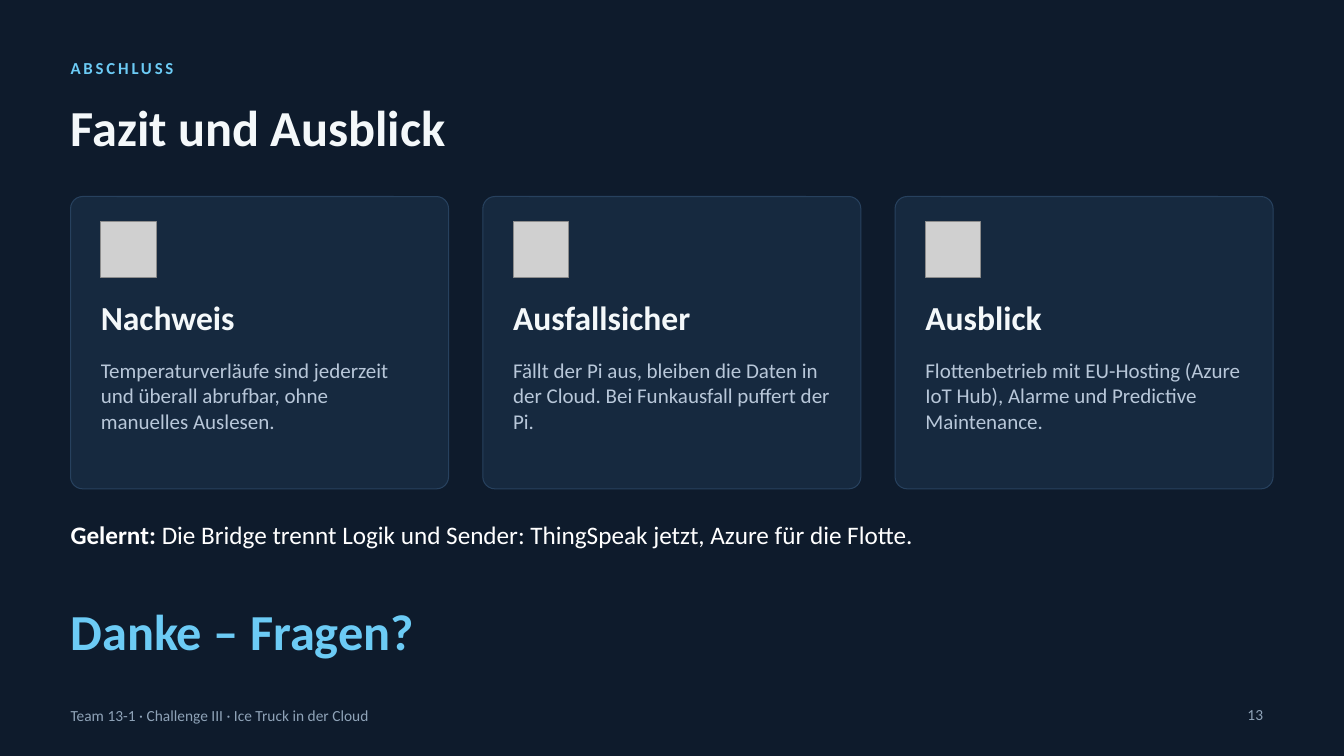
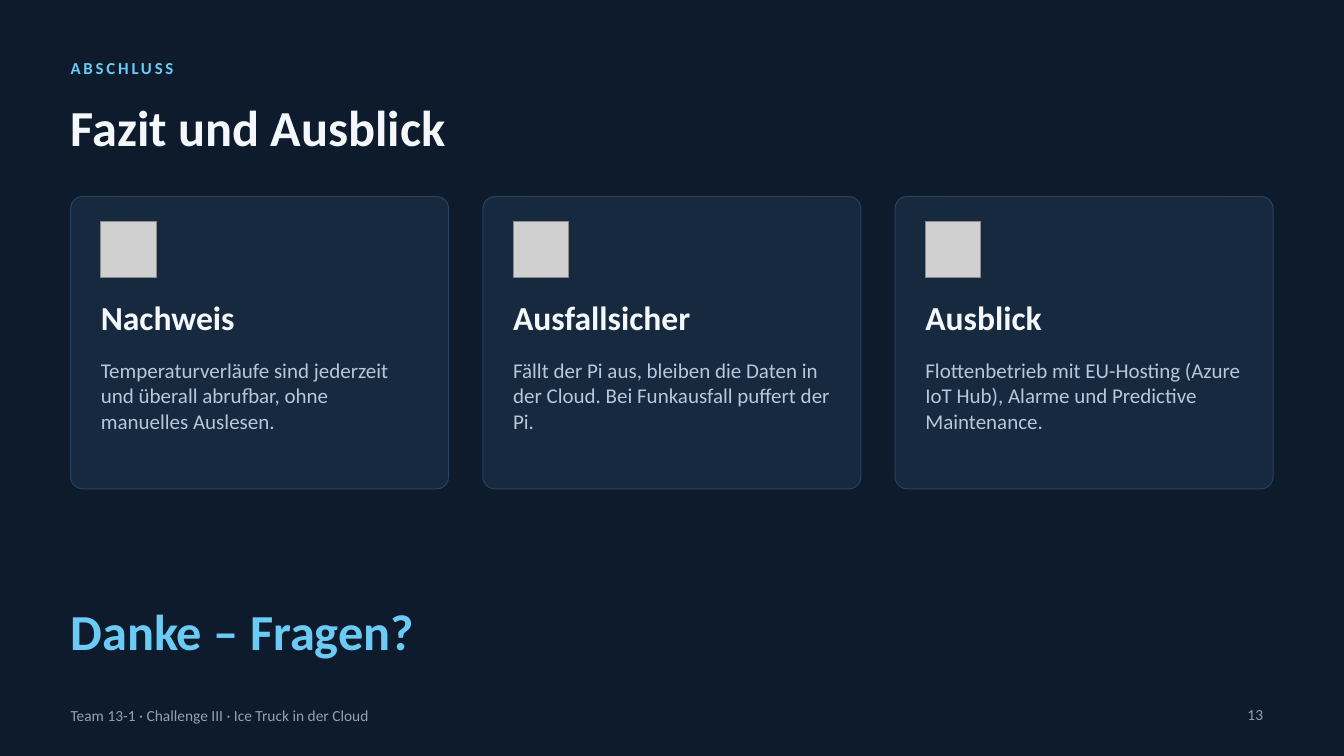
Before and after one commit to 47Felix/RasberryPI-Team-13, a slide deck: slide 13 of Challenge-III-Ice-Truck-Cloud/Praesentation/ice-truck-in-der-cloud.pptx. Drawn at 1344x756 pixels with LibreOffice and Linux fonts; fonts in the diff are those of the drawing; grey boxes stand for pictures. Boxes give left, top, right and bottom in pixels: in the first picture for what was removed or moved away, otherwise in the second. Text is boxed around its words. In the diff, an @@ line names an element or a change of style, - is before the commit and + after.

```diff
--- a/Challenge-III-Ice-Truck-Cloud/Praesentation/ice-truck-in-der-cloud.pptx
+++ b/Challenge-III-Ice-Truck-Cloud/Praesentation/ice-truck-in-der-cloud.pptx
@@ text removed at (71,526,912,549) @@
-Gelernt: Die Bridge trennt Logik und Sender: ThingSpeak jetzt, Azure für die Flotte.
```
Also in this commit, not shown: 5 other slides changed, 1 other file.
